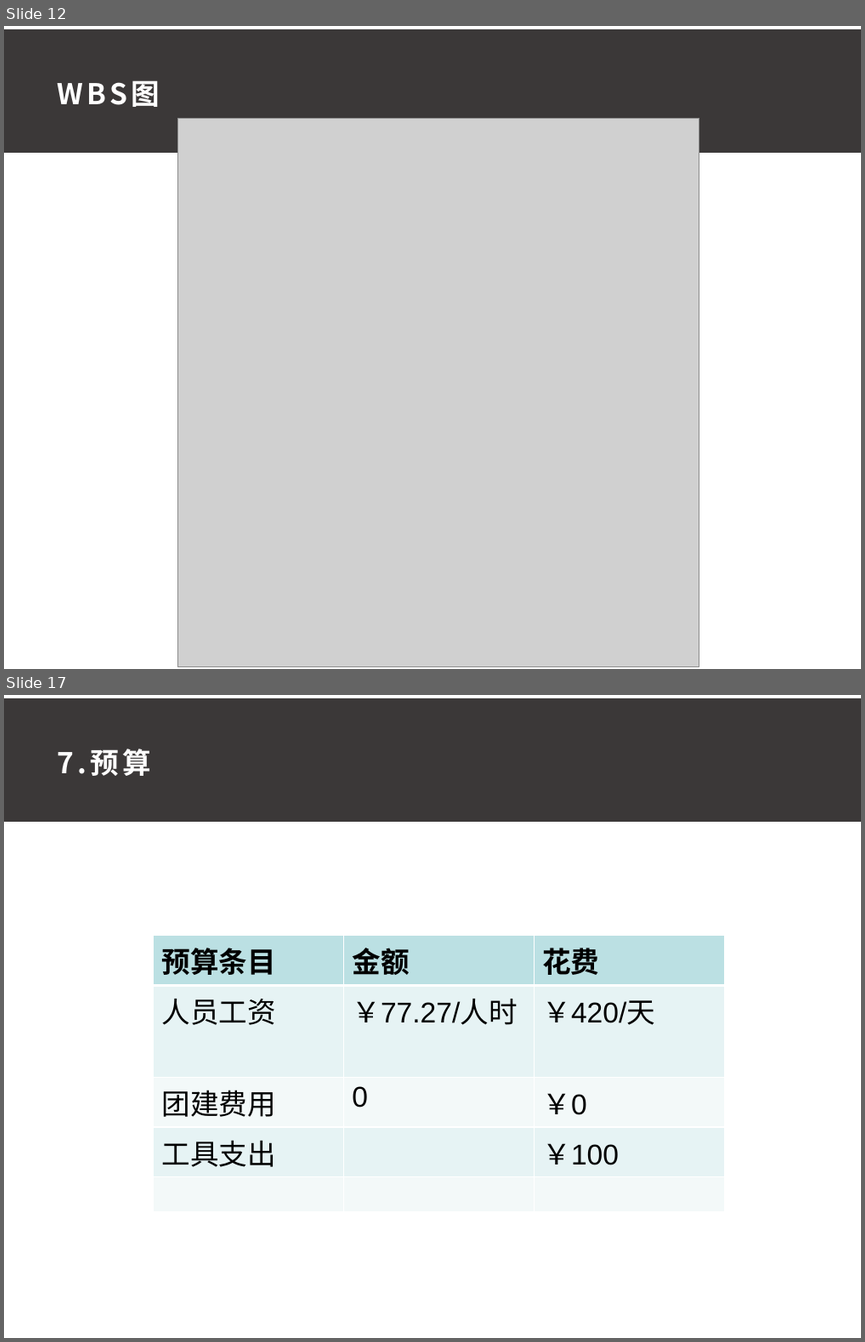
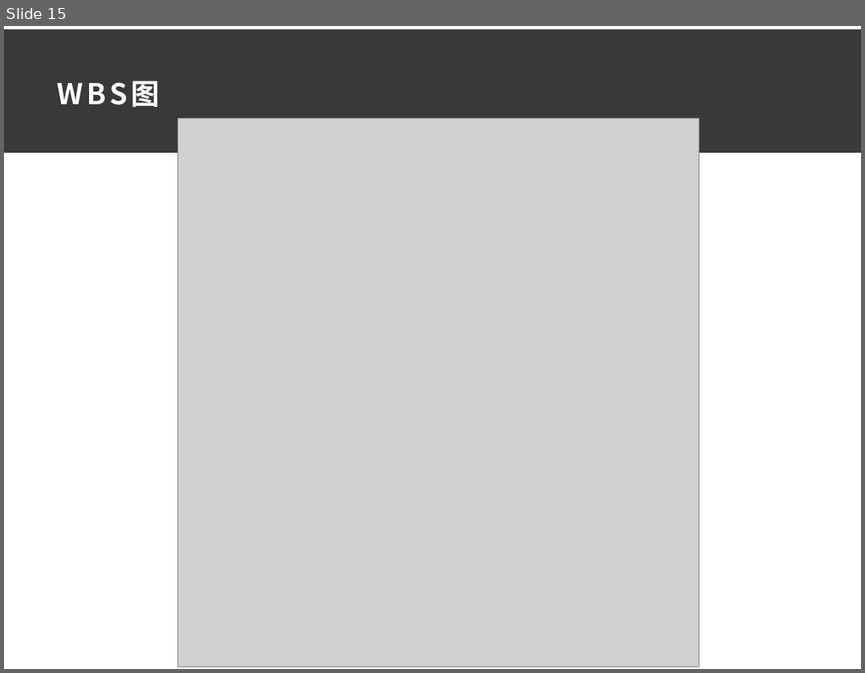
Before and after one commit to ConstanTWT/SE2020-G01, a slide deck: 项目计划书/G01小组项目计划PPT0.1.pptx. Shown one above the other, each under a label of ours: slides 12 and 17 before the commit, slide 15 after it; the slides between them are not shown. The pictures are 865x1342 and 865x673 pixels, drawn with LibreOffice and Linux fonts; fonts in the diff are those of the drawing; grey boxes stand for pictures. Boxes give left, top, right and bottom in pixels: in the first picture for what was removed or moved away, otherwise in the second. Text is boxed around its words. In the diff, an @@ line names an element or a change of style, - is before the commit and + after.

```diff
--- a/项目计划书/G01小组项目计划PPT0.1.pptx
+++ b/项目计划书/G01小组项目计划PPT0.1.pptx
@@ slide 17 removed at box(4, 695, 861, 1338), background #FFFFFF @@
@@ rectangle removed at box(4, 698, 861, 822) @@
@@ text removed at box(58, 749, 152, 776) @@
-7.预算
@@ table removed at box(153, 936, 724, 1170), 5 rows, 3 columns @@
-预算条目 | 金额 | 花费
-人员工资 | ￥77.27/人时 | ￥420/天
-团建费用 | 0 | ￥0
-工具支出 |  | ￥100
- |  | 
@@ what was slide 12 is now slide 15 @@
```
Also in this commit, not shown: 6 slides changed, 4 slides added, 4 other slides removed, 3 other files.
